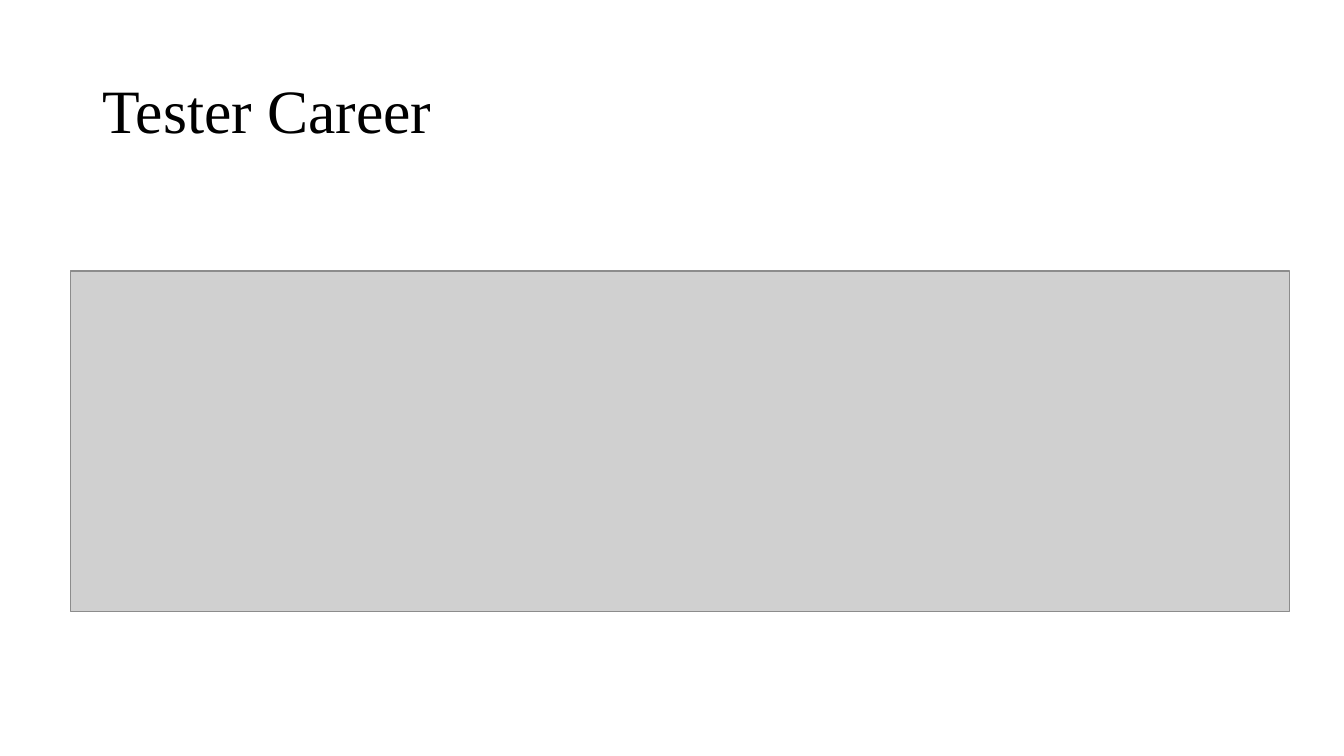
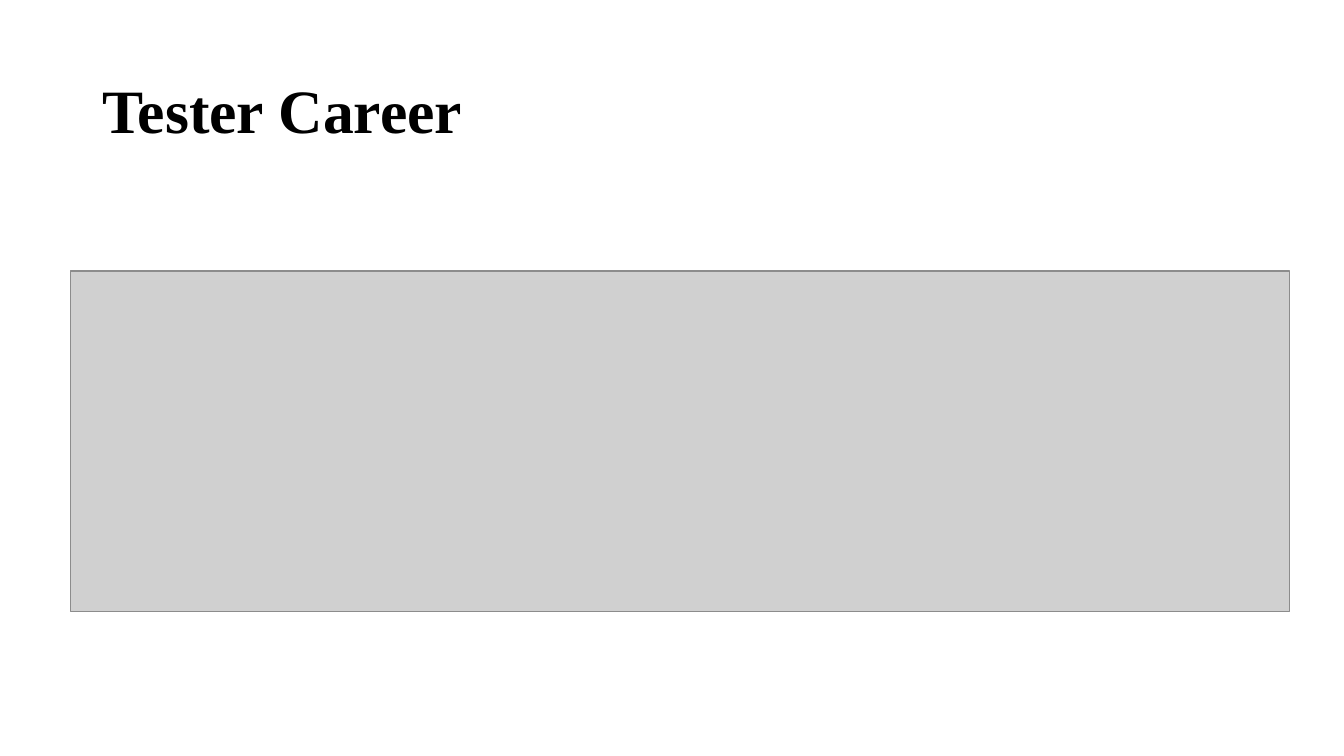
Before and after one commit to ngohungphuc/Presentation, a slide deck: slide 7 of SE.pptx. Drawn at 1344x756 pixels with LibreOffice and Linux fonts; fonts in the diff are those of the drawing; grey boxes stand for pictures. Boxes give left, top, right and bottom in pixels: in the first picture for what was removed or moved away, otherwise in the second. Text is boxed around its words. In the diff, an @@ line names an element or a change of style, - is before the commit and + after.

```diff
--- a/SE.pptx
+++ b/SE.pptx
@@ title "Tester Career" at (102,92,462,134): bold on @@
```
Also in this commit, not shown: 7 other slides changed.
